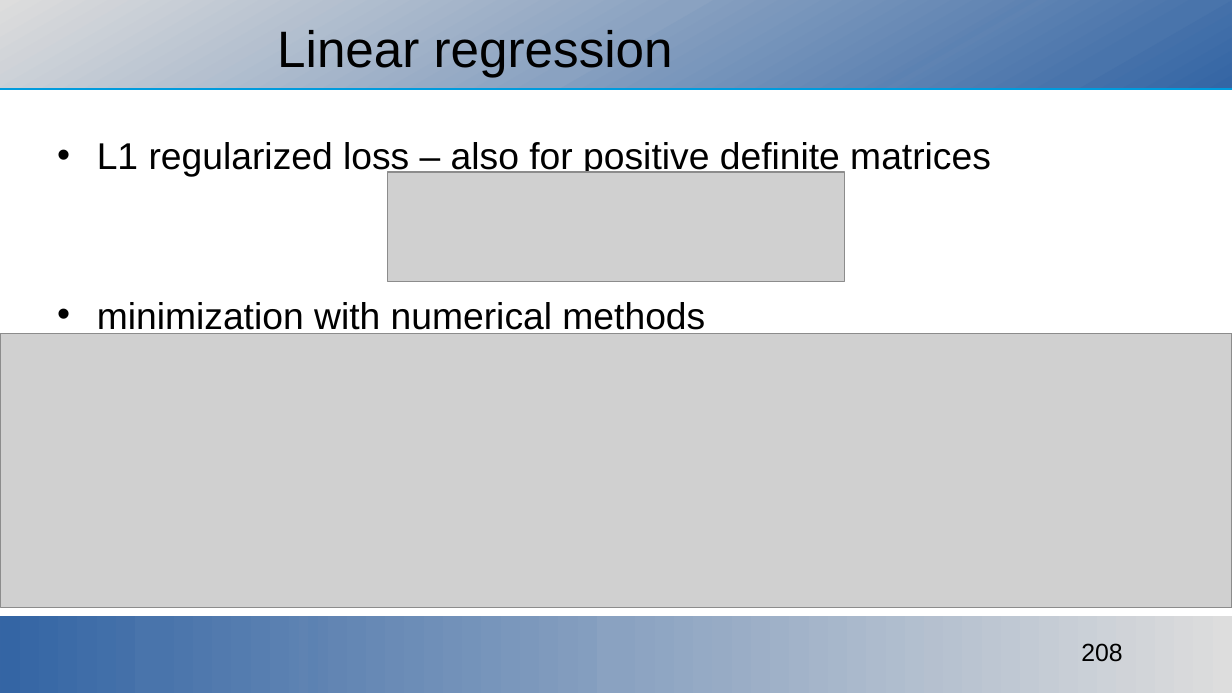
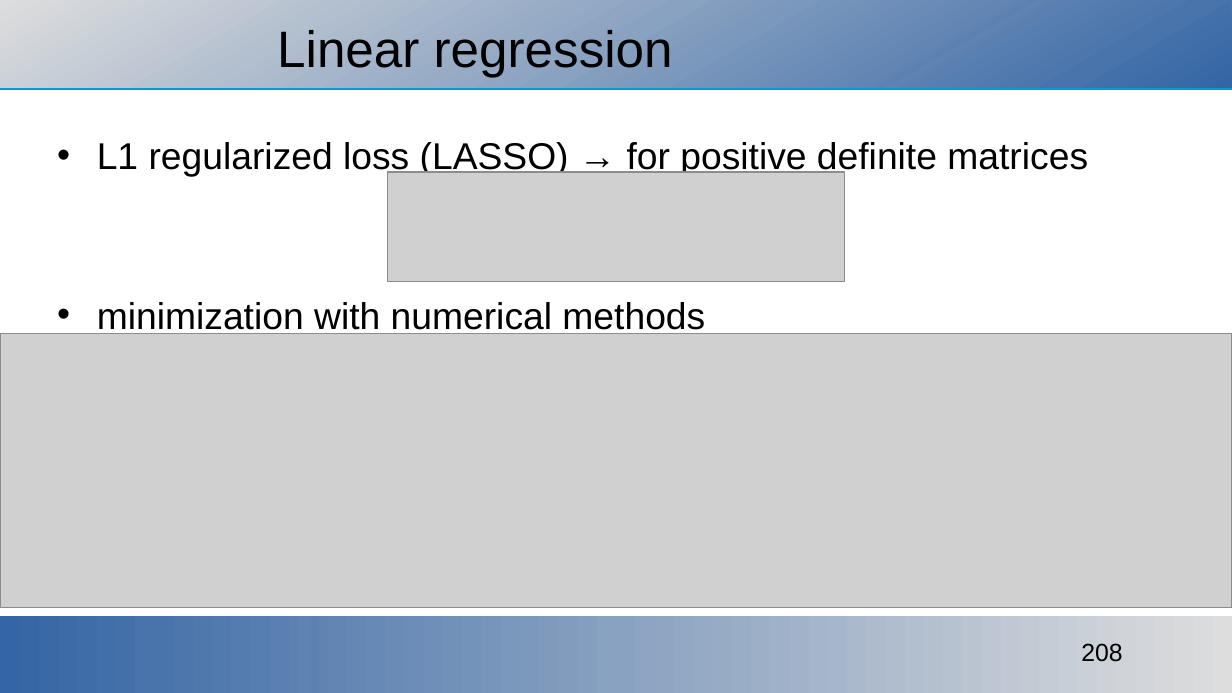
Before and after one commit to ajakovac/ML-in-Practice-I, a slide deck: slide 208 of ML in practice.odp. Drawn at 1232x693 pixels with LibreOffice and Linux fonts; fonts in the diff are those of the drawing; grey boxes stand for pictures; background and template pictures are left out. Boxes give left, top, right and bottom in pixels: in the first picture for what was removed or moved away, otherwise in the second. Text is boxed around its words. In the diff, an @@ line names an element or a change of style, - is before the commit and + after.

Commit message:
slides updated

```diff
--- a/ML in practice.odp
+++ b/ML in practice.odp
@@ text at bbox=[97, 142, 1088, 177]: text changed @@
-• L1 regularized loss – also for positive definite matrices
+• L1 regularized loss (LASSO) → for positive definite matrices
```
Also in this commit, not shown: 6 other slides changed, 1 other file.
